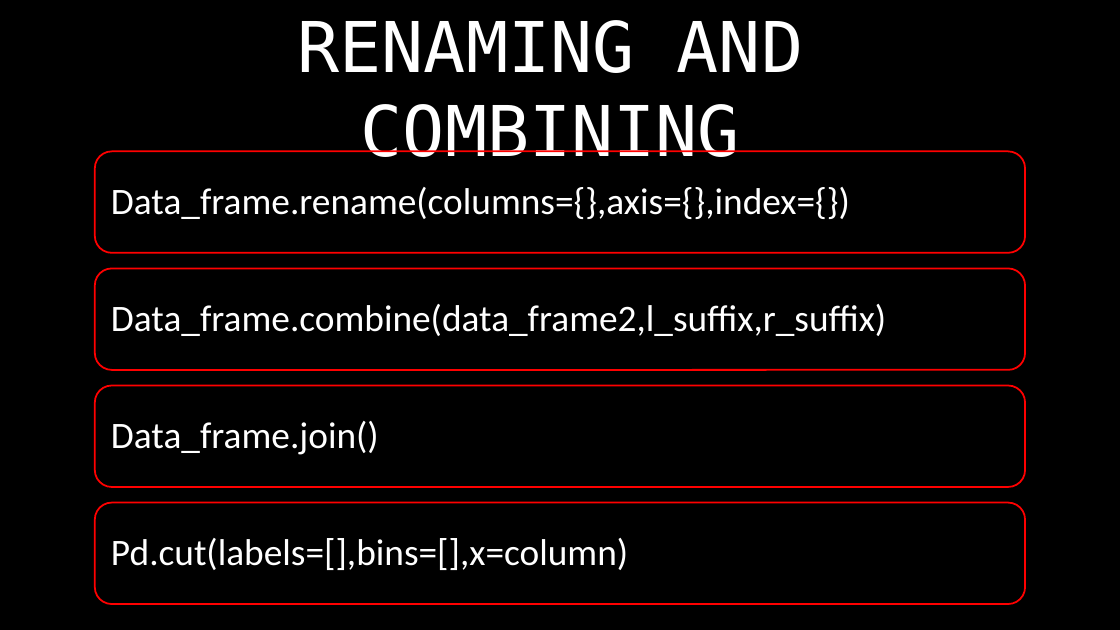
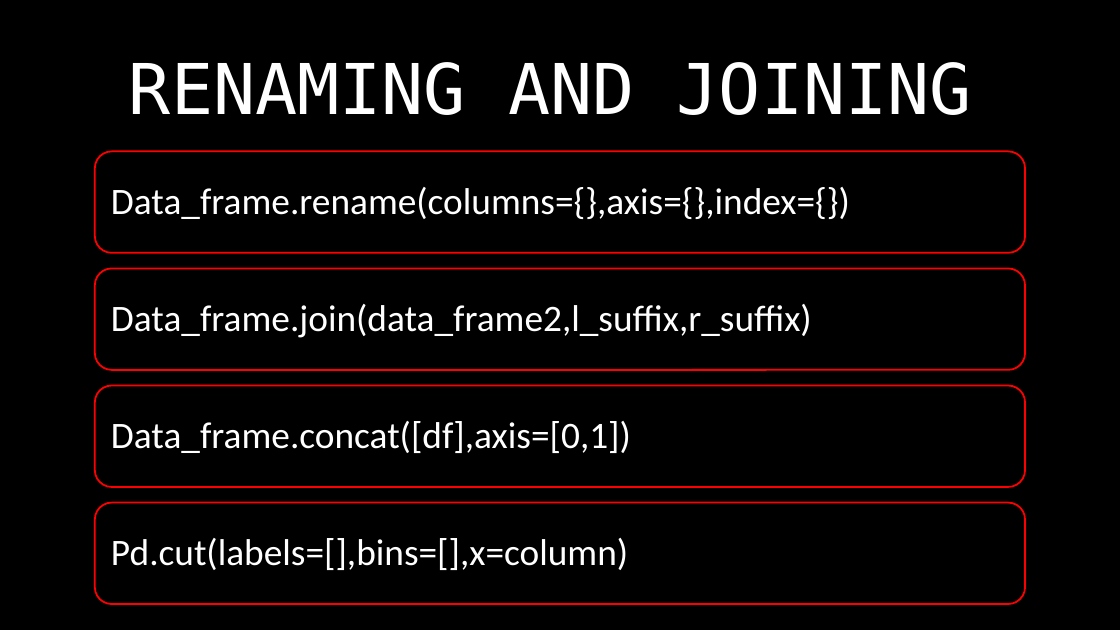
Before and after one commit to VARUN-688/ssc_seminar, a slide deck: slide 9 of DATA CLEANING USING PANDAS.pptx. Drawn at 1120x630 pixels with LibreOffice and Linux fonts; fonts in the diff are those of the drawing; background and template pictures are left out. Boxes give left, top, right and bottom in pixels: in the first picture for what was removed or moved away, otherwise in the second. Text is boxed around its words. In the diff, an @@ line names an element or a change of style, - is before the commit and + after.

```diff
--- a/DATA CLEANING USING PANDAS.pptx
+++ b/DATA CLEANING USING PANDAS.pptx
@@ title at <box>129,62,972,115</box>: text changed @@
-RENAMING AND COMBINING
+RENAMING AND JOINING
@@ text at <box>111,304,812,338</box>: text changed @@
-Data_frame.combine(data_frame2,l_suffix,r_suffix)
+Data_frame.join(data_frame2,l_suffix,r_suffix)
@@ text at <box>111,421,631,453</box>: text changed @@
-Data_frame.join()
+Data_frame.concat([df],axis=[0,1])
```
Also in this commit, not shown: 3 other slides changed.
